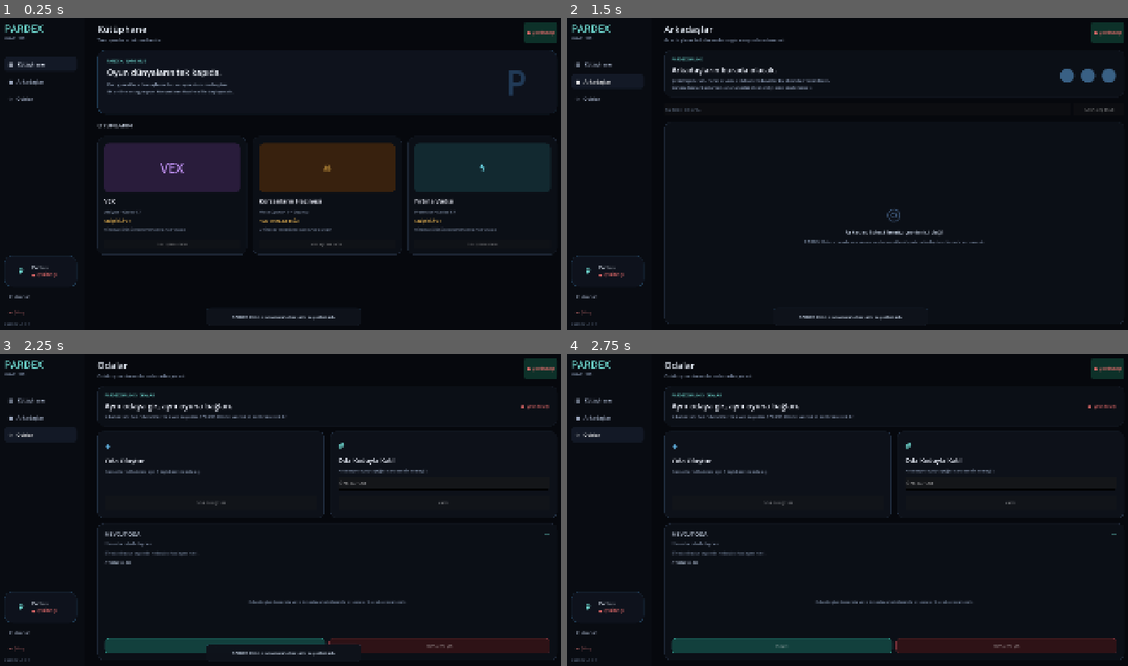
Above: before the commit, frames 1-4 (two rows, left to right).
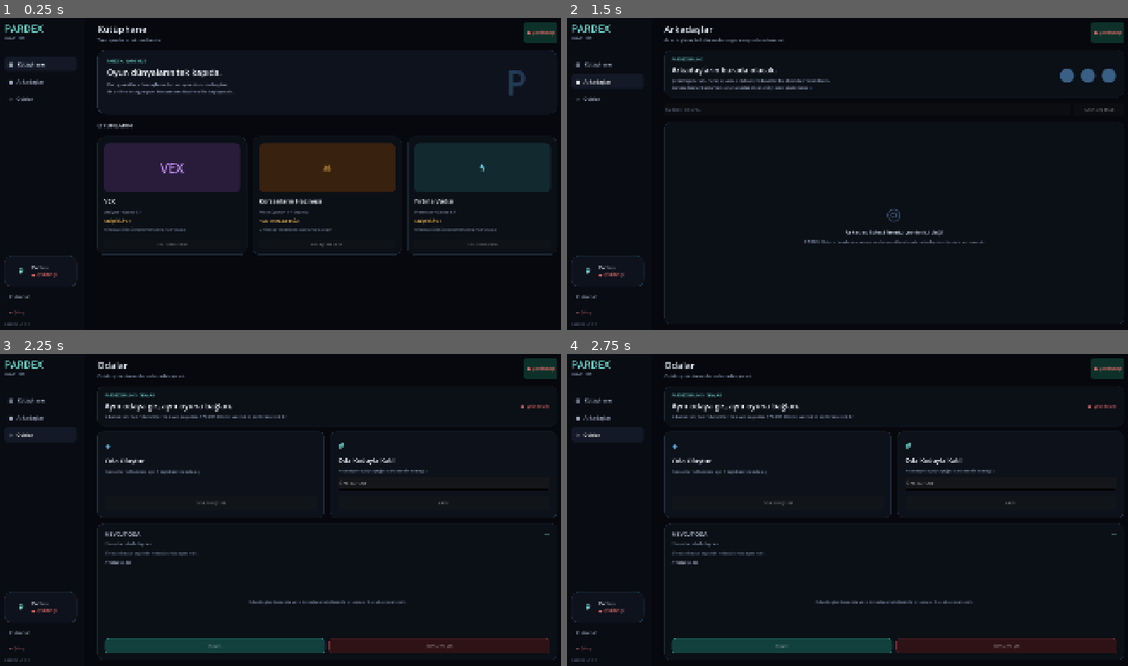
Above: after the commit, the same moments.

Repository: SerkanAydin06/Pardex
Game: Godot game, scene res://scenes/main.tscn
Same seed, same stepped clock (60 frames per second), same inputs: the game is played once before the commit and once after it.
Inputs:
- Up to frame 1 (0.25 s): no input
- Up to frame 2 (1.5 s): click "▦ Kütüphane" at 0.5 s; click "● Arkadaşlar" at 1.25 s
- Up to frame 3 (2.25 s): click "◇ Odalar" at 2 s
- Up to frame 4 (2.75 s): no input

The runs differ from the first frame. In frame 1, 0.2% of the frame differs, in the area x 36-65%, y 93-98%; in frame 2, 0.1%; in frame 3, 0.8%; in frame 4, nothing differs.
Error before the commit: Invalid access to property or key 'voice_frame_received' on a base object of type 'Node (pardex_online.gd)'. (res://scripts/online/pardex_voice.gd:31)

Commit message:
Add voice transport to PARDEX Online client

Diff:
--- a/scripts/online/pardex_online.gd
+++ b/scripts/online/pardex_online.gd
@@ -6,6 +6,7 @@
 signal room_left()
 signal online_error(message: String)
 signal game_start_requested(payload: Dictionary)
+signal voice_frame_received(user_id: String, sequence: int, pcm_base64: String)
 
 const DEFAULT_SERVER_URL := "wss://pardex-online-production.up.railway.app"
 const LEGACY_LOCAL_SERVER_URL := "ws://127.0.0.1:8765"
@@ -178,6 +179,26 @@
         return
     _send({"type": "start_game"})
 
+
+func set_voice_muted(is_muted: bool) -> void:
+    if not is_online() or current_room.is_empty():
+        return
+    _send({
+        "type": "voice_state",
+        "muted": is_muted,
+    })
+
+
+func send_voice_frame(sequence: int, pcm_base64: String) -> void:
+    if not is_online() or current_room.is_empty() or pcm_base64.is_empty():
+        return
+    _send({
+        "type": "voice_frame",
+        "seq": sequence,
+        "pcm": pcm_base64,
+    })
+
+
 func is_online() -> bool:
     return (
         _socket != null
@@ -251,6 +272,12 @@
                 current_room = (room_data as Dictionary).duplicate(true)
                 room_state_changed.emit(current_room.duplicate(true))
             game_start_requested.emit(message.duplicate(true))
+        "voice_frame":
+            var sender_id := str(message.get("user_id", ""))
+            var sequence := int(message.get("seq", 0))
+            var pcm_base64 := str(message.get("pcm", ""))
+            if not sender_id.is_empty() and not pcm_base64.is_empty():
+                voice_frame_received.emit(sender_id, sequence, pcm_base64)
         "left_room":
             current_room.clear()
             room_left.emit()
